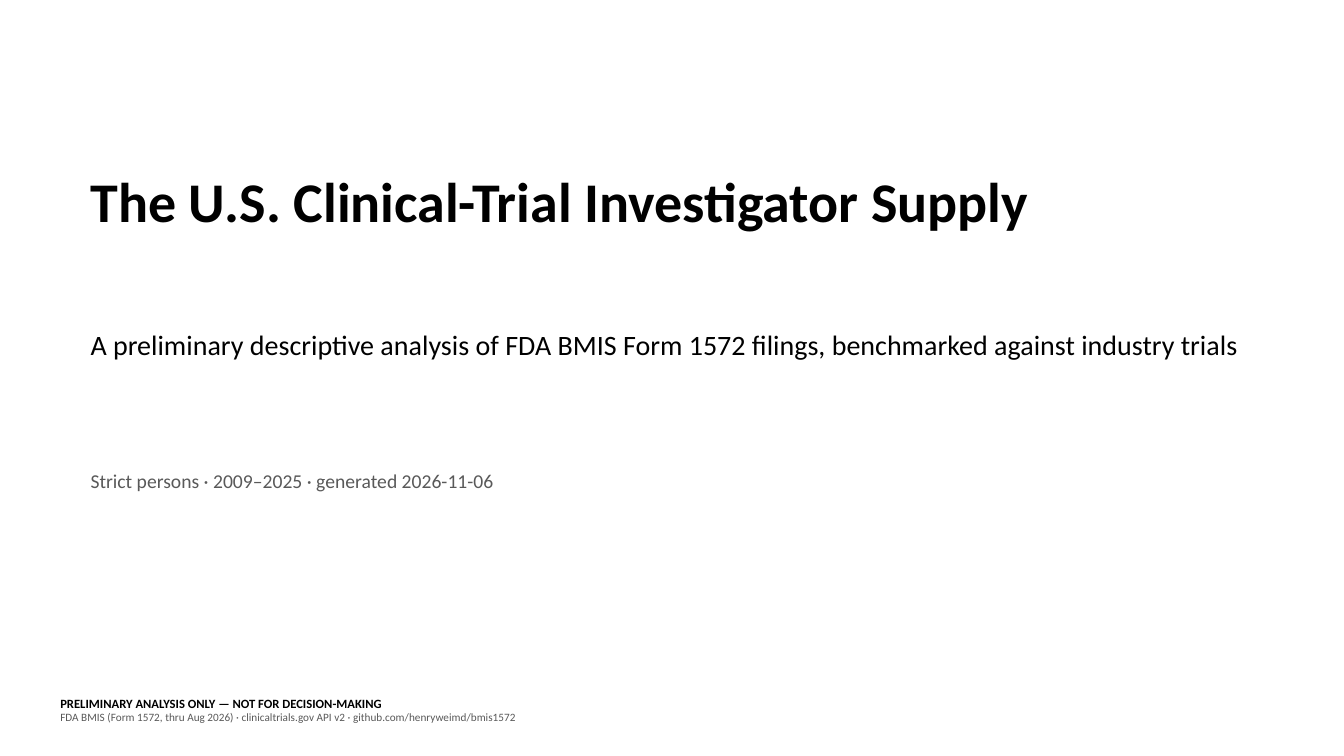
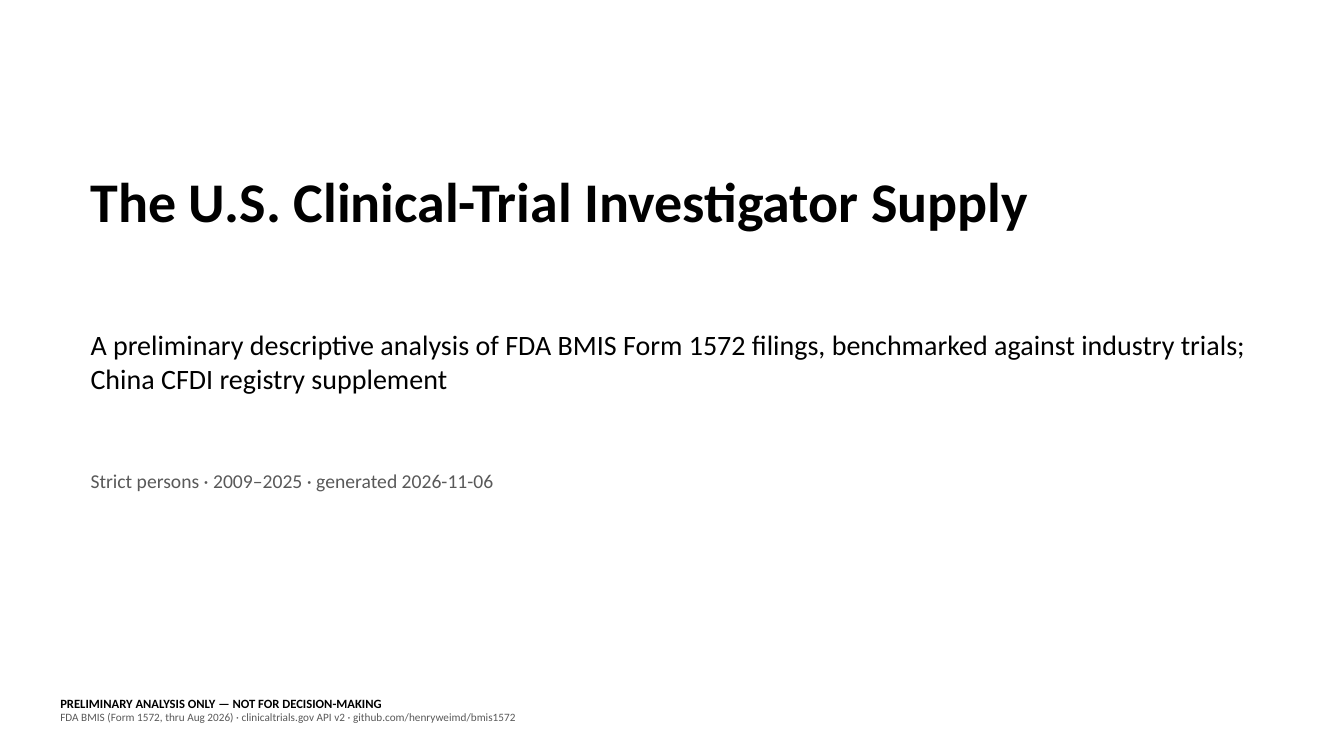
Before and after one commit to henryweimd/bmis1572, a slide deck: slide 1 of explorer/public/data/exports/bmis-supply-deck.pptx. Drawn at 1344x756 pixels with LibreOffice and Linux fonts; fonts in the diff are those of the drawing. Boxes give left, top, right and bottom in pixels: in the first picture for what was removed or moved away, otherwise in the second. Text is boxed around its words. In the diff, an @@ line names an element or a change of style, - is before the commit and + after.

Commit message:
Static + deck parity: stacked %, 2021*, China slides
Geo chart goes stacked bars with GDPR/2021* markers and the eu_2021
caption; new 100%-share companions for geo and new/returning; integer
year ticks on bar charts. Deck grows 13 -> 15 slides: abs+share
pairs on headline/newcomer slides, two China registry slides, CFDI
source link. All slides keep the preliminary-only caveat.

```diff
--- a/explorer/public/data/exports/bmis-supply-deck.pptx
+++ b/explorer/public/data/exports/bmis-supply-deck.pptx
@@ text at [91,335,1245,394]: text changed @@
-A preliminary descriptive analysis of FDA BMIS Form 1572 filings, benchmarked against industry trials
+A preliminary descriptive analysis of FDA BMIS Form 1572 filings, benchmarked against industry trials; China CFDI registry supplement
```
Also in this commit, not shown: 3 other slides changed, 2 slides added, 10 other files.
